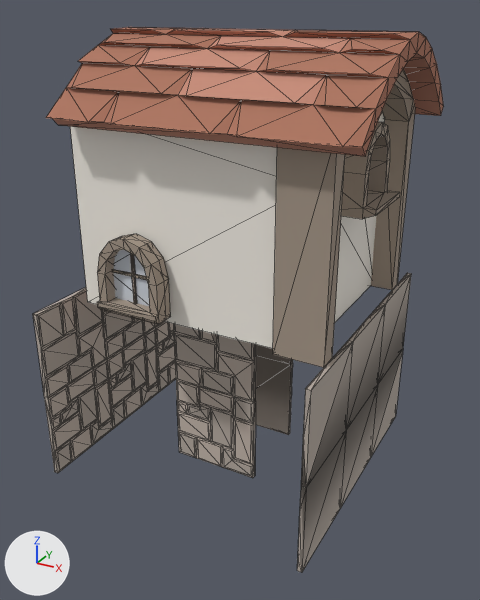
The OBJ model examples/showcase/res/models/modular-village/village-watchtower.obj: old version first, new version second.
One viewpoint serves both versions: a camera (50 mm lens) standing at (3.32, -5.93, 4.88) and looking at (0.14, -0.15, 2.0). Arrows for +X, +Y and +Z are at lower left; the lights stay in place. The first picture is the older version. Mesh edges are drawn as thin lines. Where no turn or scale is listed for an object, it has been applied to the vertices. Vertices at exactly the same position are counted once.

The scene before the commit, as lines of its bpy script (objects in view):
```python
me_village_watchtower = bpy.data.meshes.new('village-watchtower')
me_village_watchtower.from_pydata(...)  # 1393 vertices, 2818 faces; spans x -1.55..1.75, y -1.5..1.5, z 0.0..4.7
# faces by material slot: [1164, 824, 476, 92, 187, 54, 21]
me_village_watchtower.materials.append(mat_stone_brit_gray)  # grey #b9aea4
me_village_watchtower.materials.append(mat_stone_brit_gray_light)  # light grey #c7baaf
me_village_watchtower.materials.append(mat_wood_darker)  # beige #a79889
me_village_watchtower.materials.append(mat_red_roof)  # brown #c88d79
me_village_watchtower.materials.append(mat_dark_red_roof)  # brown #ae7660
me_village_watchtower.materials.append(mat_stucco)  # white #f8f3ea
me_village_watchtower.materials.append(mat_window)  # light grey #d4dbe4
ob_village_watchtower = bpy.data.objects.new('village-watchtower', me_village_watchtower)
ob_village_watchtower.location = (0.0, 0.0, 0.0)
```
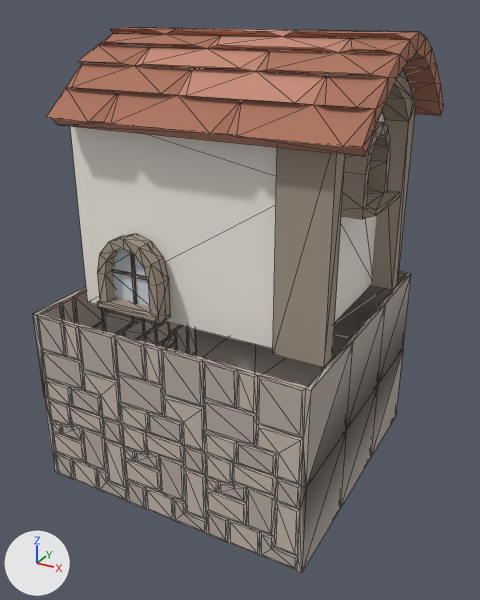
The change in detail:
me_village_watchtower is used by ob_village_watchtower; location (0.0, 0.0, 0.0).
me_village_watchtower had 1393 vertices, 2818 faces and spanned x -1.55..1.75, y -1.5..1.5, z 0.0..4.7.
me_village_watchtower now has 1833 vertices, 3810 faces and spans x -1.55..1.75, y -1.51..1.51, z 0.0..4.7.
me_village_watchtower part 1: the loose piece of 124 vertices spanning x -0.5..0.5, y 0.45..0.51, z 0.0..2.0 is deleted.
me_village_watchtower part 2: the loose piece of 124 vertices spanning x -0.5..0.5, y -0.51..-0.45, z 0.0..2.0 is deleted.
me_village_watchtower part 3: 344 vertices added at x -1.5..1.5, y 1.45..1.51, z 0.0..2.0.
me_village_watchtower part 4: 344 vertices added at x -1.5..1.5, y -1.51..-1.45, z 0.0..2.0.

Location of each change, [x1, y1, x2, y2] in pixels of the pictures (480 x 600 px):
part 1 of me_village_watchtower, deleted: before [256, 345, 293, 435]
part 2 of me_village_watchtower, deleted: before [174, 324, 256, 478]
part 3 of me_village_watchtower, added: after [195, 271, 407, 386]
part 4 of me_village_watchtower, added: after [37, 313, 307, 570]
